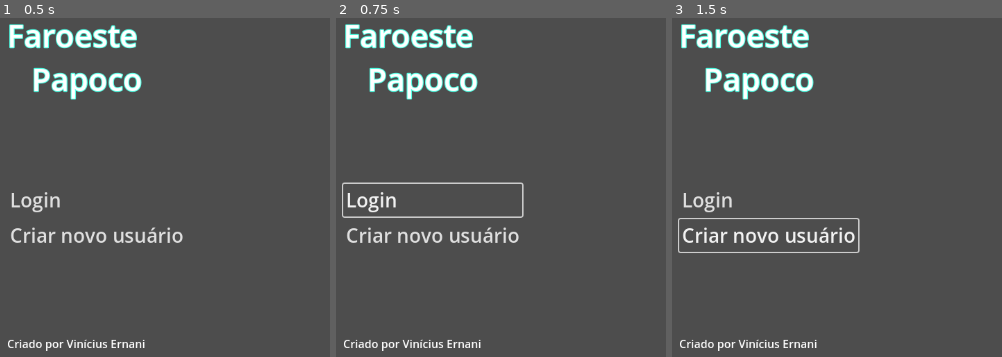
Above: before the commit, frames 1-3 (left to right).
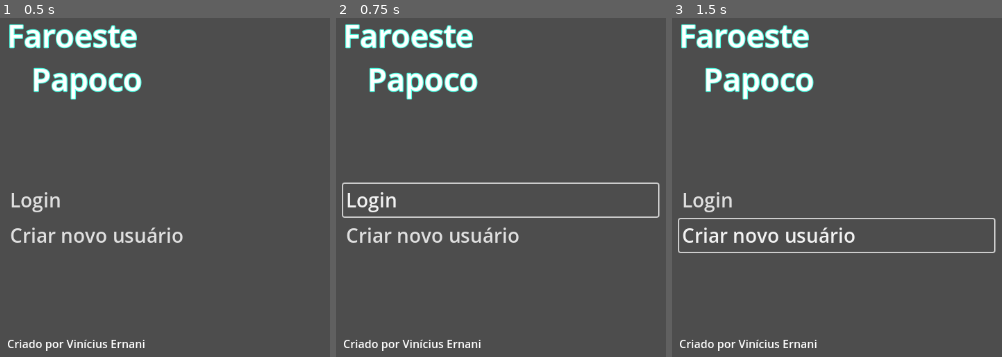
Above: after the commit, the same moments.

Repository: erneani/faroeste-papoco
Game: Godot game, scene res://scenes/ui/menu/Menu.tscn
Same seed, same stepped clock (60 frames per second), same inputs: the game is played once before the commit and once after it. Before the commit the project starts from res://scenes/ui/login/LoginUI.tscn.
Inputs:
- Up to frame 1 (0.5 s): no input
- Up to frame 2 (0.75 s): click "Login" at 0.5 s
- Up to frame 3 (1.5 s): click "Criar novo usuário" at 1.25 s

Frame 1 is identical in both runs. In frame 2, 0.6% of the frame differs, in the area x 56-99%, y 48-59%; in frame 3, 0.4%.

Commit message:
feat: add login form

Diff:
--- a/engine/project.godot
+++ b/engine/project.godot
@@ -11,7 +11,7 @@
 [application]
 
 config/name="Faroeste Papoco"
-run/main_scene="res://scenes/ui/login/LoginUI.tscn"
+run/main_scene="res://scenes/ui/menu/Menu.tscn"
 config/features=PackedStringArray("4.2", "GL Compatibility")
 config/icon="res://icon.svg"
 
--- /dev/null
+++ b/engine/scenes/ui/login/Login.gd
@@ -0,0 +1,21 @@
+extends VBoxContainer
+
+var username = ""
+var password
+
+
+# helper functions
+func enable_button():
+	if (password and username):
+		$Button.disabled = false
+	else:
+		$Button.disabled = true
+
+# signals
+func _on_username_input_text_changed(new_text):
+	username = $UsernameInput.text
+	enable_button()
+
+func _on_password_input_text_changed(new_text):
+	password = $PasswordInput.text.sha256_text()
+	enable_button()
--- /dev/null
+++ b/engine/scenes/ui/login/Login.tscn
@@ -0,0 +1,38 @@
+[gd_scene load_steps=3 format=3 uid="uid://detoul8vx6ub0"]
+
+[ext_resource type="Script" path="res://scenes/ui/login/Login.gd" id="1_hgvfh"]
+
+[sub_resource type="LabelSettings" id="LabelSettings_4jus2"]
+font_size = 34
+
+[node name="VBoxContainer" type="VBoxContainer"]
+anchors_preset = 15
+anchor_right = 1.0
+anchor_bottom = 1.0
+grow_horizontal = 2
+grow_vertical = 2
+script = ExtResource("1_hgvfh")
+
+[node name="Label" type="Label" parent="."]
+layout_mode = 2
+size_flags_vertical = 6
+text = "Realizar Login"
+label_settings = SubResource("LabelSettings_4jus2")
+horizontal_alignment = 1
+
+[node name="UsernameInput" type="LineEdit" parent="."]
+layout_mode = 2
+size_flags_horizontal = 3
+placeholder_text = "Insira seu usuário"
+
+[node name="PasswordInput" type="LineEdit" parent="."]
+layout_mode = 2
+placeholder_text = "Insira sua senha"
+
+[node name="Button" type="Button" parent="."]
+layout_mode = 2
+disabled = true
+text = "Entrar no jogo"
+
+[connection signal="text_changed" from="UsernameInput" to="." method="_on_username_input_text_changed"]
+[connection signal="text_changed" from="PasswordInput" to="." method="_on_password_input_text_changed"]
--- a/engine/scenes/ui/login/LoginButton.gd
+++ /dev/null
@@ -1,16 +0,0 @@
-extends Label
-
-signal login_clicked
-
-# Called when the node enters the scene tree for the first time.
-func _ready():
-	pass # Replace with function body.
-
-
-# Called every frame. 'delta' is the elapsed time since the previous frame.
-func _process(delta):
-	pass
-
-
-func _on_login_clicked():
-	print("someting")
--- a/engine/scenes/ui/login/LoginUI.tscn
+++ b/engine/scenes/ui/menu/Menu.tscn
@@ -1,22 +1,4 @@
-[gd_scene load_steps=3 format=3 uid="uid://boyghsgscnmpr"]
-
-[sub_resource type="GDScript" id="GDScript_tw4to"]
-script/source = "extends Control
-
-# Called when the node enters the scene tree for the first time.
-func _ready():
-	pass # Replace with function body.
-
-
-# Called every frame. 'delta' is the elapsed time since the previous frame.
-func _process(delta):
-	pass
-
-
-func _on_login_button_pressed():
-	print(\"pressing button\")
-
-"
+[gd_scene load_steps=2 format=3 uid="uid://boyghsgscnmpr"]
 
 [sub_resource type="LabelSettings" id="LabelSettings_gpjtf"]
 line_spacing = 0.0
@@ -31,7 +13,6 @@
 anchor_bottom = 1.0
 grow_horizontal = 2
 grow_vertical = 2
-script = SubResource("GDScript_tw4to")
 
 [node name="MainMenu" type="MarginContainer" parent="."]
 layout_mode = 1
@@ -50,6 +31,7 @@
 
 [node name="VBoxContainer" type="VBoxContainer" parent="MainMenu/HBoxContainer"]
 layout_mode = 2
+size_flags_horizontal = 3
 
 [node name="TitleLabel" type="Label" parent="MainMenu/HBoxContainer/VBoxContainer"]
 layout_mode = 2
@@ -85,5 +67,3 @@
 [node name="CenterContainer" type="CenterContainer" parent="MainMenu/HBoxContainer"]
 layout_mode = 2
 size_flags_horizontal = 2
-
-[connection signal="pressed" from="MainMenu/HBoxContainer/VBoxContainer/MenuOptions/LoginButton" to="." method="_on_login_button_pressed"]
